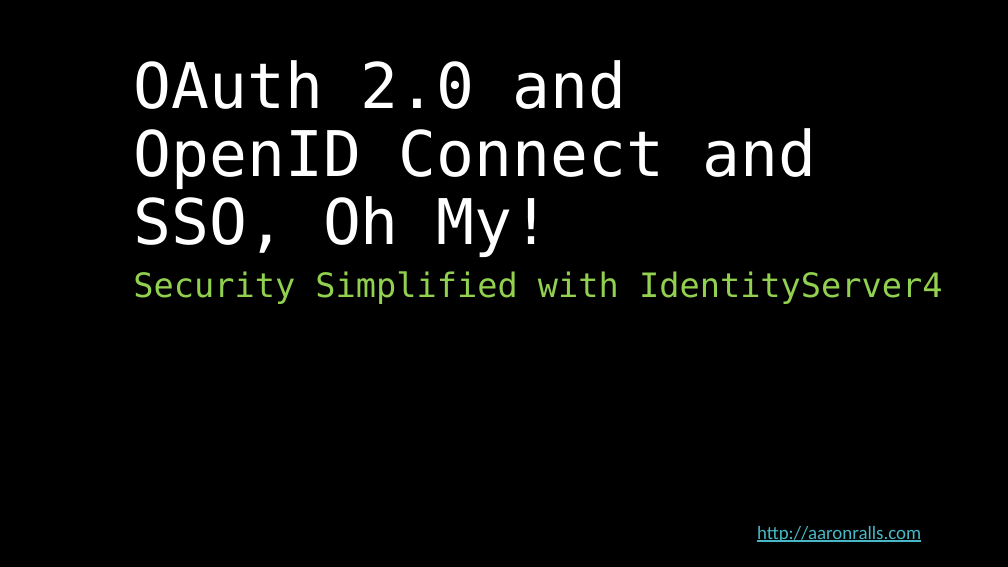
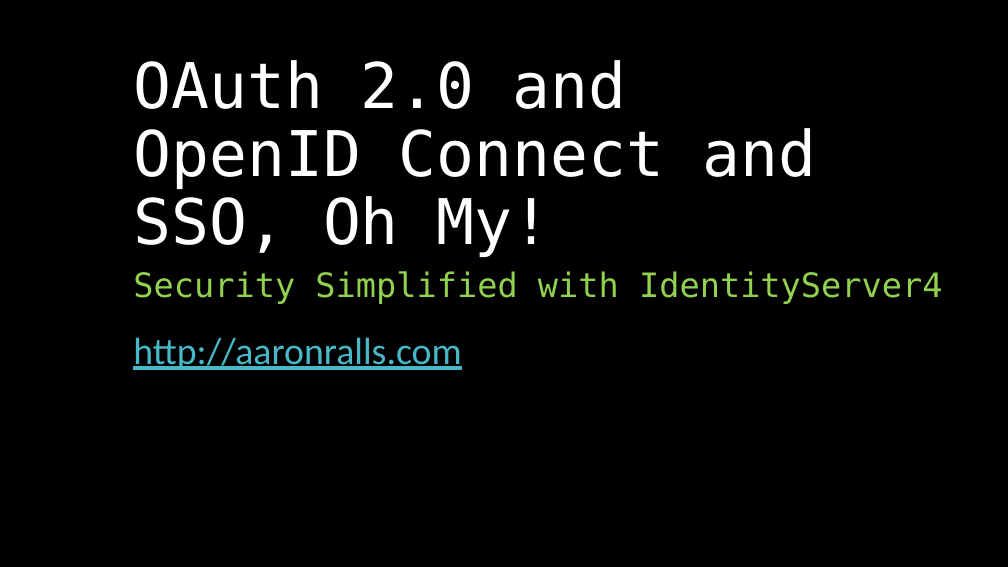
Before and after one commit to aaronralls/IdentityServer4Presentations, a slide deck: slide 1 of Authorization-IdentityServer4v2.pptx. Drawn at 1008x567 pixels with LibreOffice and Linux fonts; fonts in the diff are those of the drawing. Boxes give left, top, right and bottom in pixels: in the first picture for what was removed or moved away, otherwise in the second. Text is boxed around its words. In the diff, an @@ line names an element or a change of style, - is before the commit and + after.

```diff
--- a/Authorization-IdentityServer4v2.pptx
+++ b/Authorization-IdentityServer4v2.pptx
@@ text "http://aaronralls.com": place and size @@
-text "http://aaronralls.com" at bbox=[757, 526, 921, 542]
+text "http://aaronralls.com" at bbox=[133, 337, 461, 370]
@@ text "http://aaronralls.com" at bbox=[133, 337, 461, 370]: size 18 to 36 pt @@
```
Also in this commit, not shown: 6 other slides changed, 3 slides added, 1 slide removed, 1 other file.
